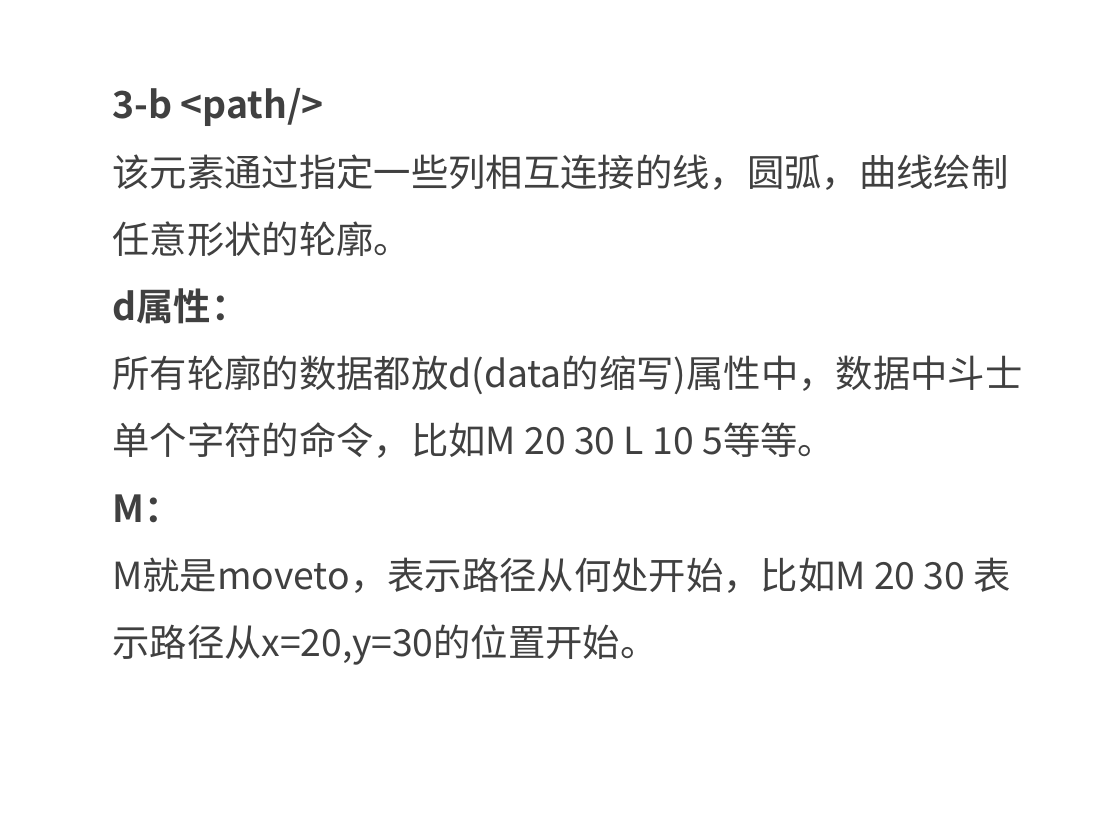
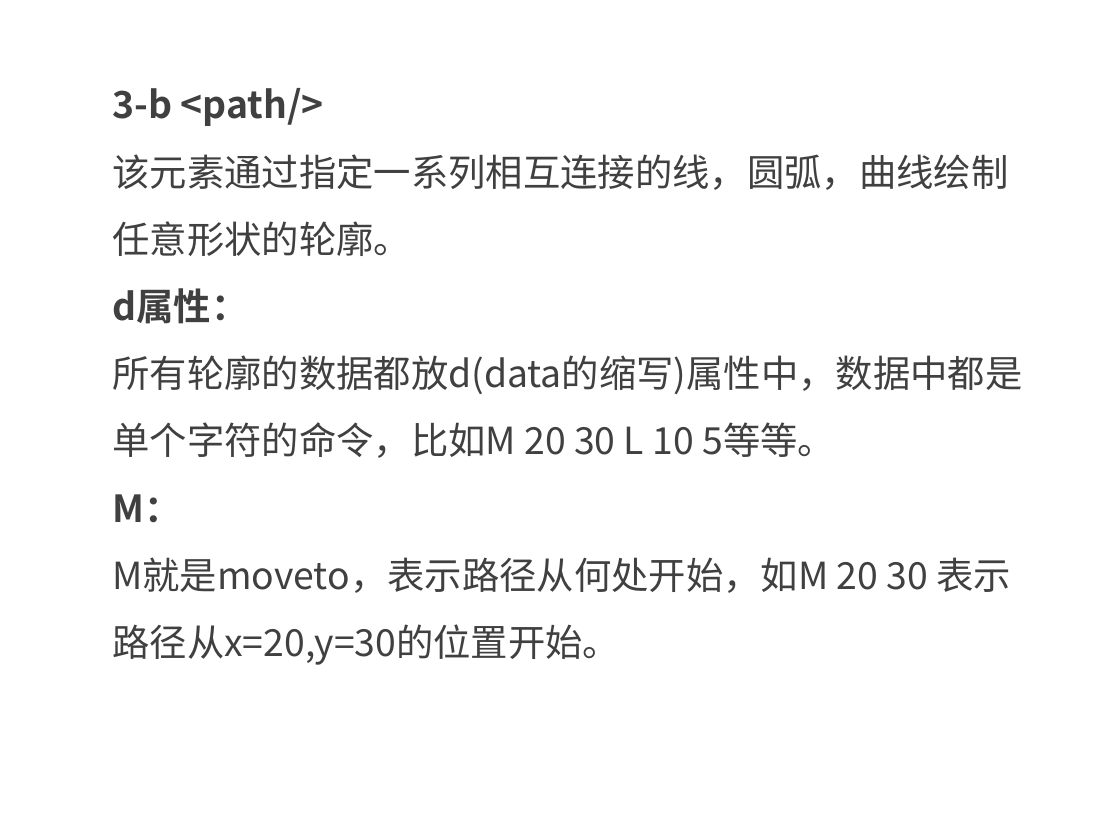
Before and after one commit to kong66/webAni, a slide deck: slide 7 of 9-svg-path-ani/svg-stroke-ani.pptx. Drawn at 1120x840 pixels with LibreOffice and Linux fonts; fonts in the diff are those of the drawing. Boxes give left, top, right and bottom in pixels: in the first picture for what was removed or moved away, otherwise in the second. Text is boxed around its words. In the diff, an @@ line names an element or a change of style, - is before the commit and + after.

```diff
--- a/9-svg-path-ani/svg-stroke-ani.pptx
+++ b/9-svg-path-ani/svg-stroke-ani.pptx
@@ text at <box>112,154,1008,256</box>: text changed @@
-该元素通过指定一些列相互连接的线，圆弧，曲线绘制任意形状的轮廓。
+该元素通过指定一系列相互连接的线，圆弧，曲线绘制任意形状的轮廓。
@@ text at <box>112,355,1022,458</box>: text changed @@
-所有轮廓的数据都放d(data的缩写)属性中，数据中斗士单个字符的命令，比如M 20 30 L 10 5等等。
+所有轮廓的数据都放d(data的缩写)属性中，数据中都是单个字符的命令，比如M 20 30 L 10 5等等。
@@ text at <box>112,557,1011,665</box>: text changed @@
-M就是moveto，表示路径从何处开始，比如M 20 30 表示路径从x=20,y=30的位置开始。
+M就是moveto，表示路径从何处开始，如M 20 30 表示路径从x=20,y=30的位置开始。
```
Also in this commit, not shown: 9 other slides changed, 7 slides added, 1 slide removed, 6 other files.
